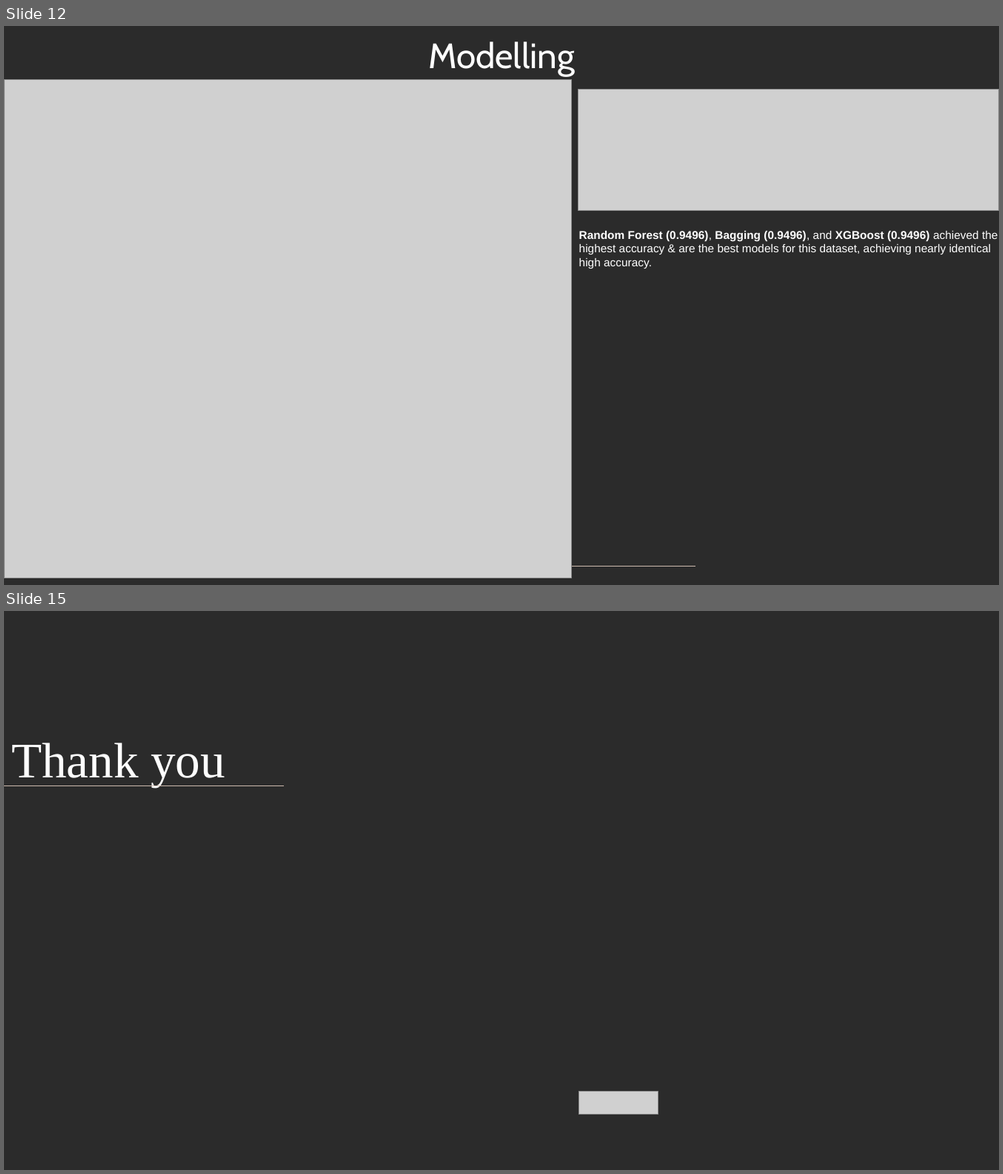
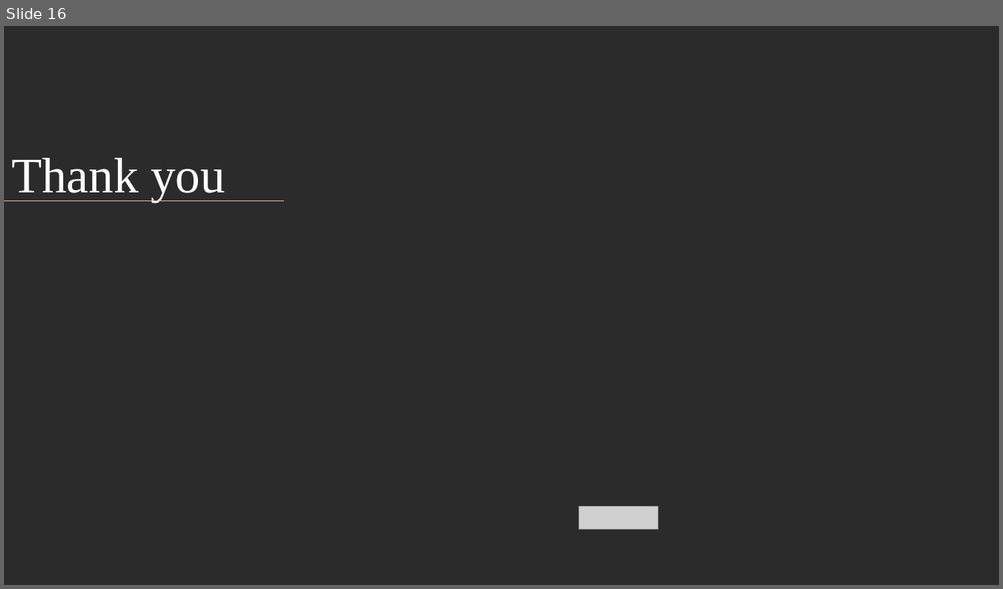
Before and after one commit to gkipkirui1/DSF-PT08P5-GROUP4-CAPSTONE-PROJECT, a slide deck: presentation/powerpoint_presentation.pptx. Shown one above the other, each under a label of ours: slides 12 and 15 before the commit, slide 16 after it; the slides between them are not shown. The pictures are 1003x1174 and 1003x589 pixels, drawn with LibreOffice and Linux fonts; fonts in the diff are those of the drawing; grey boxes stand for pictures; background and template pictures are left out; a plain dark background stands for a picture behind light text. Boxes give left, top, right and bottom in pixels: in the first picture for what was removed or moved away, otherwise in the second. Text is boxed around its words. In the diff, an @@ line names an element or a change of style, - is before the commit and + after.

```diff
--- a/presentation/powerpoint_presentation.pptx
+++ b/presentation/powerpoint_presentation.pptx
@@ slide 12 removed at box(4, 26, 999, 585), background picture (left out) @@
@@ subtitle removed at box(428, 42, 575, 77) @@
-Modelling
@@ picture removed at box(4, 80, 572, 579) @@
@@ picture removed at box(578, 90, 999, 210) @@
@@ text removed at box(579, 231, 997, 269) @@
-Random Forest (0.9496), Bagging (0.9496), and XGBoost (0.9496) achieved the highest accuracy & are the best models for this dataset, achieving nearly identical high accuracy.
@@ picture removed at box(462, 555, 541, 578) @@
@@ line removed from (262, 567) to (696, 567) @@
@@ what was slide 15 is now slide 16 @@
```
Also in this commit, not shown: 10 slides changed, 5 slides added, 3 other slides removed, 1 other file.
